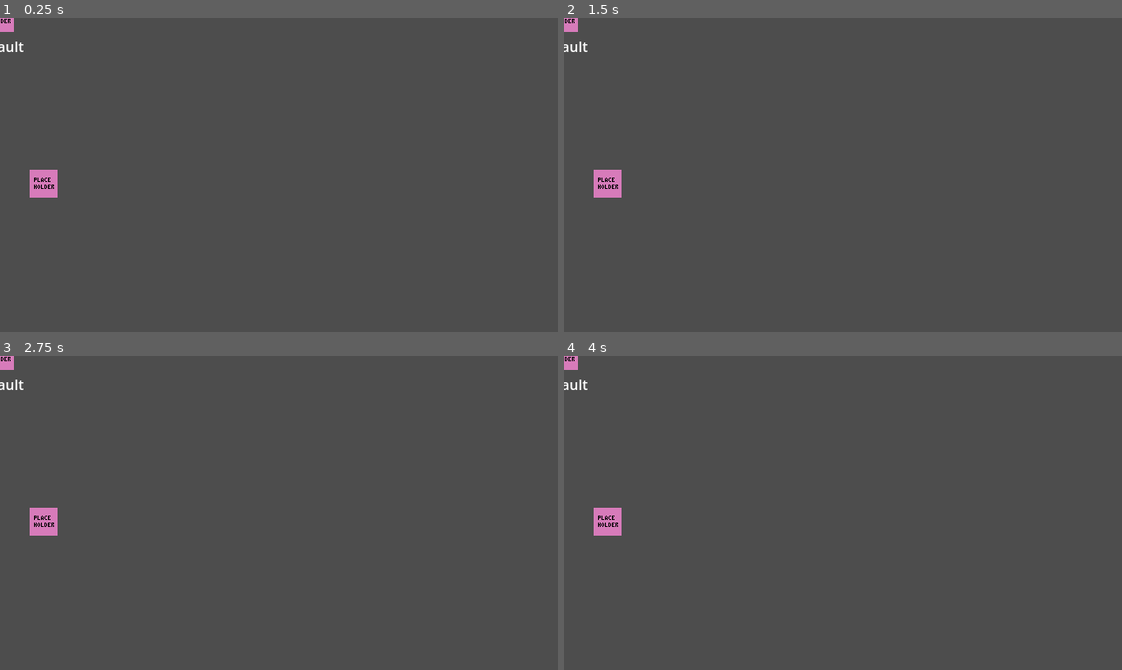
Above: before the commit, frames 1-4 (two rows, left to right).
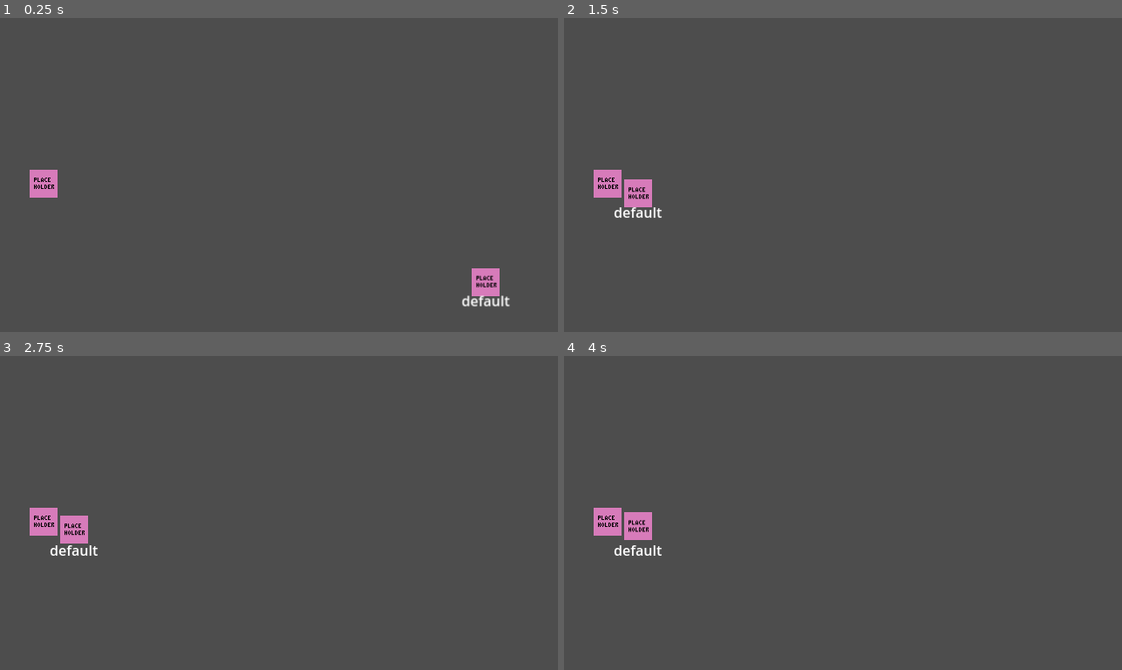
Above: after the commit, the same moments.

Repository: lehmius/typing-tides
Game: Godot game, scene res://scenes/game.tscn
Same seed, same stepped clock (60 frames per second), same inputs: the game is played once before the commit and once after it. The engine's default icon, where the game draws it, is replaced by a stand-in: a white triangle on a blue panel in a dark square.
Inputs:
- Up to frame 1 (0.25 s): no input
- Up to frame 2 (1.5 s): tap Enter at 0.5 s
- Up to frame 3 (2.75 s): no input
- Up to frame 4 (4 s): no input

The runs differ from the first frame. In frame 1, 0.8% of the frame differs, in the area x 0-92%, y 0-92%; in frame 2, 0.8%; in frame 3, 0.8%; in frame 4, 0.8%.
Error before the commit: Invalid access to property or key 'position' on a base object of type 'Nil'. (res://scenes/enemy.gd:50)

Commit message:
Add passing of player reference to enemy instances, Add spawn functionality in instanceEnemy function of GameStateHandler scene.

Diff:
--- a/scenes/enemy.gd
+++ b/scenes/enemy.gd
@@ -18,7 +18,7 @@
 var bobAmplitude: float = 4.0			# Amplitude of the bobbing motion
 var direction: Vector2 = Vector2(0,0)# Vector from position to target, updated when any move function is called
 @onready var visualSprite:AnimatedSprite2D = $AnimatedSprite2D
-@onready var Player:Node			# TODO: Get Player node when Player scene is done
+@onready var Player:Node			# Holds a reference to the Player.
 var time:float = 0.0 				# Elapsed time since node was instantiated
 const maxBobbingSeverity:float = 2.0# Scales the bobbing motion to reach (at most) this value.
 
--- a/scenes/game_state_handler.gd
+++ b/scenes/game_state_handler.gd
@@ -40,6 +40,7 @@
 func instanceEnemy() -> void:
 	var word = getNextWord()
 	var nextEnemy = enemyScene.instantiate()
-	nextEnemy.position = Vector2(0,0) # TODO: Generate Position
+	nextEnemy.position = Vector2(680,randi_range(15,345))
+	nextEnemy.Player=player
 	enemyReferences+=[nextEnemy]
 	add_child(nextEnemy)
